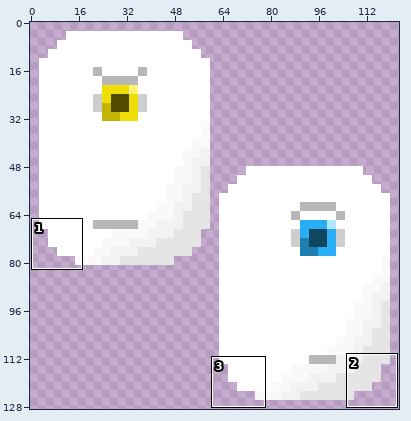
Sprite sheet: Project_Wish/assets/graphics/Polykrites.png. Above: a wide view before the commit, with the close-up outlined.
Close-up. Earlier state:
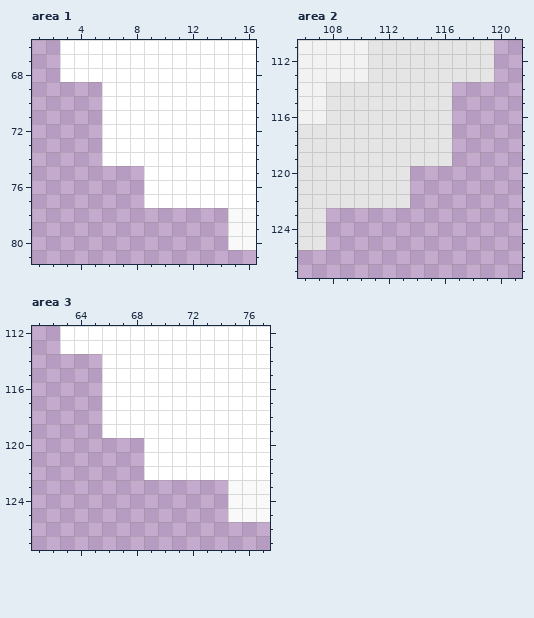
The file is 123x129 pixels. Shown: area 1: x 1..16, y 66..81; area 2: x 106..121, y 111..127; area 3: x 61..77, y 112..127. The commit also changed other parts of the picture, which this record leaves out.
New version:
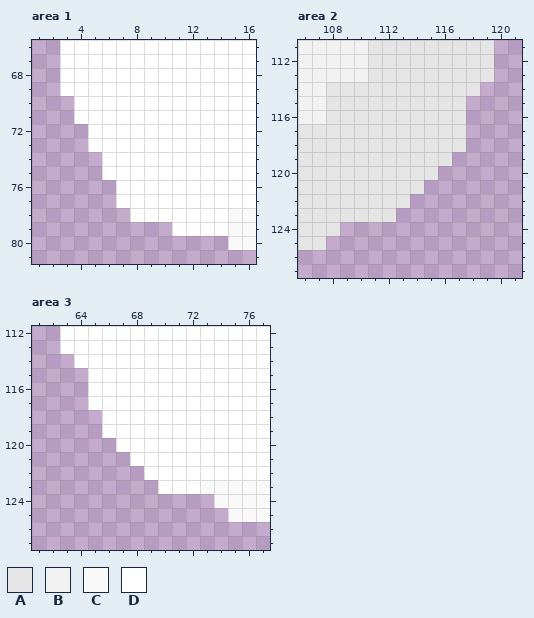
Palette (. is transparent): A #e5e5e5  B #f2f2f2  C #f9f9f9  D #ffffff
The exact change:
Area 1:
y 69: x 3..5 ... -> DDD
y 70..71: x 4..5 .. -> DD
y 72..73: x 5 . -> D
y 75: x 6..8 ... -> DDD
y 76..77: x 7..8 .. -> DD
y 78: x 8..14 ....... -> DDDDDDD
y 79: x 11..14 .... -> DDDD
Area 2:
y 114: x 117..118 .. -> AA
y 115..118: x 117 . -> A
y 120: x 114..115 .. -> AA
y 121: x 114 . -> A
y 123: x 108..112 ..... -> AAAAA
y 124: x 108 . -> A
Area 3:
y 114: x 64..65 .. -> DD
y 115..117: x 65 . -> D
y 120: x 67..68 .. -> DD
y 121: x 68 . -> D
y 123: x 70..74 ..... -> DDDCC
y 124: x 74 . -> C
Where, in picture pixels (left, top, right, bottom), the same in both close-ups:
added: (60, 82, 228, 236)
added: (326, 82, 480, 236)
added: (74, 354, 228, 508)
